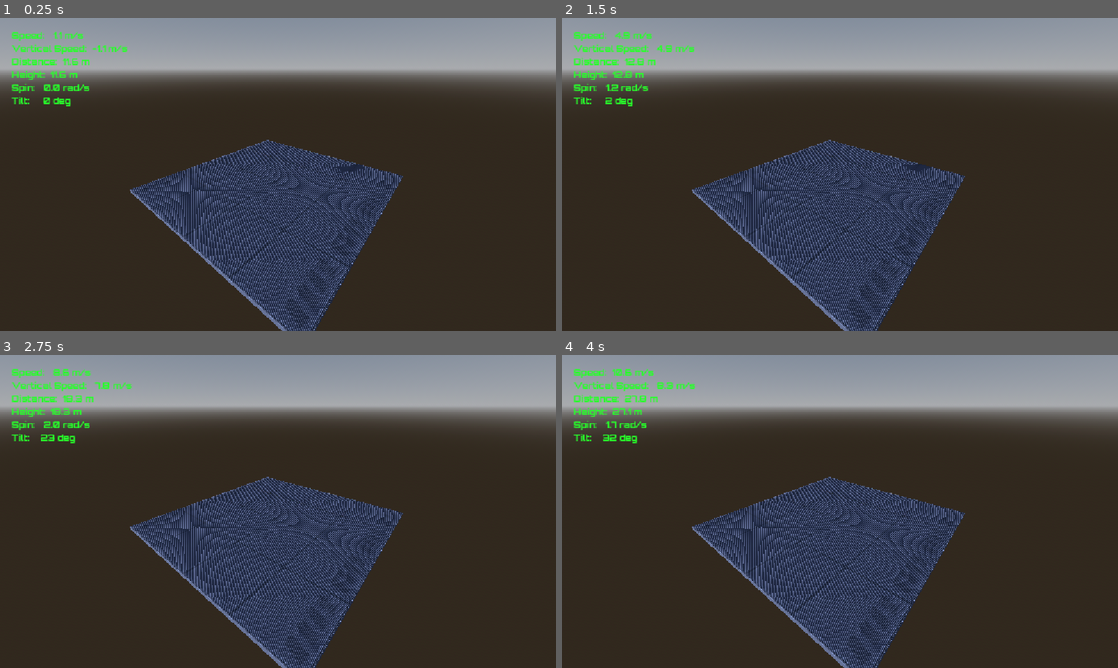
Above: before the commit, frames 1-4 (two rows, left to right).
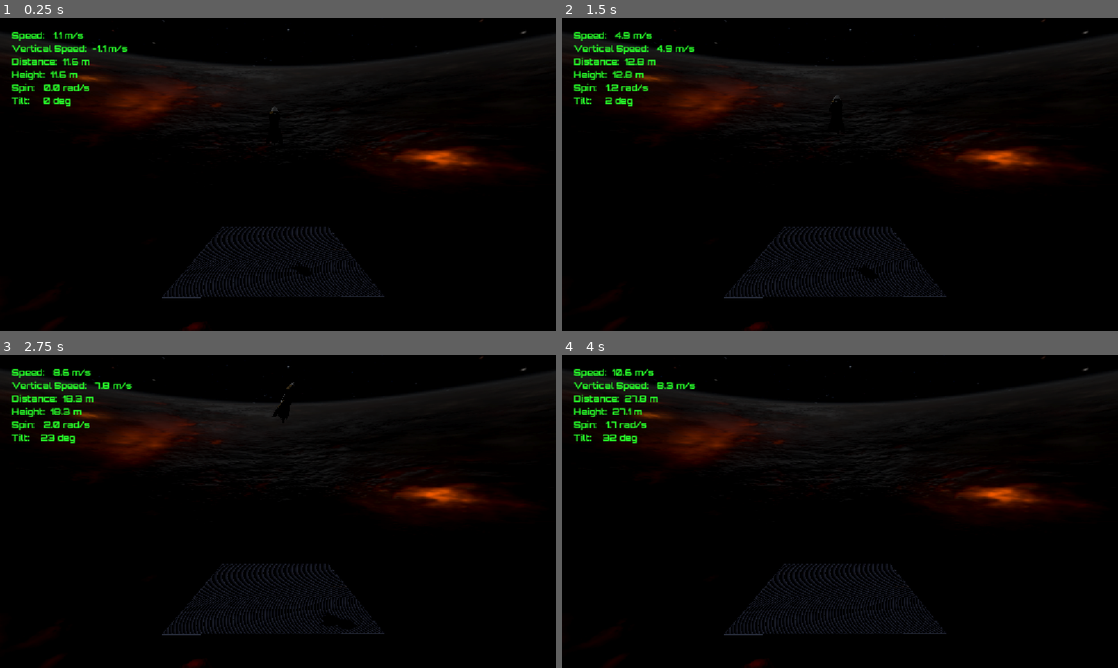
Above: after the commit, the same moments.

Repository: ChristiannYa/lander
Game: Godot game, scene res://scenes/game/game.tscn
Two runs of this game, one before a commit and one after it. Both use one fixed random seed, a clock stepped at 60 frames per second and the inputs below.
Inputs:
- Up to frame 1 (0.25 s): no input
- Up to frame 2 (1.5 s): hold D (yaw_right) 0.53-1.28 s; hold W (thust) 0.53-1.28 s; hold F (pitch_down) from 1.28 s (still down); tap W (thust) at 1.35 s
- Up to frame 3 (2.75 s): release F (pitch_down) at 2.03 s; hold D (yaw_right) from 2.03 s (still down); hold W (thust) from 2.03 s (still down)
- Up to frame 4 (4 s): release D (yaw_right) at 2.78 s; release W (thust) at 2.78 s; hold R (pitch_up) 2.78-3.53 s; tap W (thust) at 2.85 s; hold A (yaw_left) from 3.53 s (still down); hold W (thust) from 3.53 s (still down)

The runs differ from the first frame. In frame 1, 99% of the frame differs, in the area x 0-100%, y 0-100%; in frame 2, 99%; in frame 3, 99%; in frame 4, 99%.

Commit message:
08-environment

Diff:
--- a/scenes/game/game.tscn
+++ b/scenes/game/game.tscn
@@ -1,15 +1,15 @@
 [gd_scene format=3 uid="uid://b1sotcgtvbqrx"]
 
 [ext_resource type="PackedScene" uid="uid://cjrx4xt0pxog3" path="res://scenes/rocket/rocket.tscn" id="1_7h61r"]
+[ext_resource type="Texture2D" uid="uid://dlrhy1tvqapmi" path="res://assets/images/background_image_5.png" id="1_kelw5"]
 [ext_resource type="PackedScene" uid="uid://58ud584hxi64" path="res://scenes/landing_pad/landing_pad.tscn" id="2_0sr1o"]
 [ext_resource type="PackedScene" uid="uid://wudidg54pmpc" path="res://scenes/hud/hud.tscn" id="3_0sr1o"]
 
-[sub_resource type="ProceduralSkyMaterial" id="ProceduralSkyMaterial_kelw5"]
-sky_horizon_color = Color(0.66224277, 0.6717428, 0.6867428, 1)
-ground_horizon_color = Color(0.66224277, 0.6717428, 0.6867428, 1)
+[sub_resource type="PanoramaSkyMaterial" id="PanoramaSkyMaterial_0sr1o"]
+panorama = ExtResource("1_kelw5")
 
 [sub_resource type="Sky" id="Sky_lfrn8"]
-sky_material = SubResource("ProceduralSkyMaterial_kelw5")
+sky_material = SubResource("PanoramaSkyMaterial_0sr1o")
 
 [sub_resource type="Environment" id="Environment_5i0tg"]
 background_mode = 2
@@ -22,11 +22,12 @@
 environment = SubResource("Environment_5i0tg")
 
 [node name="DirectionalLight3D" type="DirectionalLight3D" parent="." unique_id=825900394]
-transform = Transform3D(-0.8660254, -0.43301278, 0.25, 0, 0.49999997, 0.86602545, -0.50000006, 0.75, -0.43301266, 0, 0, 0)
+transform = Transform3D(-0.8660254, 0.4667902, 0.17918396, 0, -0.35836795, 0.93358046, 0.49999997, 0.8085044, 0.31035575, 0, 0, 0)
+light_energy = 0.2
 shadow_enabled = true
 
 [node name="Camera3D" type="Camera3D" parent="." unique_id=1527377390]
-transform = Transform3D(-0.7755199, 0.2905139, -0.5605092, 0, 0.8878325, 0.46016675, 0.6313231, 0.35686848, -0.6885318, -9.481036, 8.341772, -11.231439)
+transform = Transform3D(-0.9999817, -0.00033843773, 0.0060450016, 0, 0.99843645, 0.05589884, -0.006054468, 0.055897817, -0.99841815, -0.22959352, 9.602182, -22.159323)
 
 [node name="Rocket" parent="." unique_id=38822162 node_paths=PackedStringArray("landing_pad") instance=ExtResource("1_7h61r")]
 transform = Transform3D(1, 0, 0, 0, 1, 0, 0, 0, 1, 0, 11.751322, 0)
--- a/scenes/hud/hud.tscn
+++ b/scenes/hud/hud.tscn
@@ -2,11 +2,22 @@
 
 [ext_resource type="FontFile" uid="uid://yaflvm6nblk0" path="res://assets/fonts/Orbitron-ExtraBold.ttf" id="1_48c2t"]
 [ext_resource type="Script" uid="uid://51ogc7o8dhf3" path="res://scenes/hud/hud.gd" id="1_cgeww"]
+[ext_resource type="AudioStream" uid="uid://b01j2km036n3k" path="res://assets/music/Planetarium.ogg" id="3_v7mo4"]
+[ext_resource type="AudioStream" uid="uid://eif0isjqob5n" path="res://assets/music/Engineering-Stars.ogg" id="4_n56i7"]
+[ext_resource type="AudioStream" uid="uid://c4ag1wswat46j" path="res://assets/music/Off-World-Desolation.ogg" id="5_mq0y1"]
+[ext_resource type="AudioStream" uid="uid://didumpwhe5kcw" path="res://assets/music/Cyber-City-Fever-Dream.ogg" id="6_go0ap"]
 
 [sub_resource type="LabelSettings" id="LabelSettings_ijv05"]
 font = ExtResource("1_48c2t")
 font_size = 18
 font_color = Color(0.15294118, 1, 0.16470589, 1)
+
+[sub_resource type="AudioStreamRandomizer" id="AudioStreamRandomizer_ijv05"]
+streams_count = 4
+stream_0/stream = ExtResource("3_v7mo4")
+stream_1/stream = ExtResource("4_n56i7")
+stream_2/stream = ExtResource("5_mq0y1")
+stream_3/stream = ExtResource("6_go0ap")
 
 [node name="Hud" type="Control" unique_id=1816314128]
 layout_mode = 3
@@ -27,3 +38,8 @@
 [node name="Label" type="Label" parent="MargCon" unique_id=1657454386]
 layout_mode = 2
 label_settings = SubResource("LabelSettings_ijv05")
+
+[node name="Music" type="AudioStreamPlayer" parent="." unique_id=1395828471]
+stream = SubResource("AudioStreamRandomizer_ijv05")
+volume_db = -5.0
+autoplay = true
